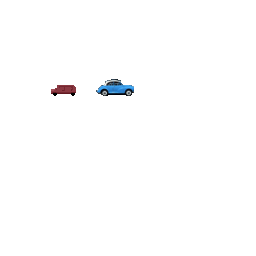
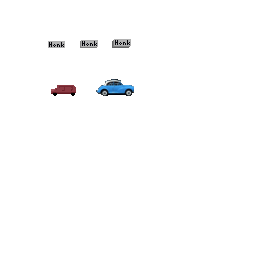
Layer changes from the first 256 x 256 image to the second:
painted on "Paint Layer 24 (pasted)" (2nd of 2, in "Group 12") over [48, 39, 131, 48]
